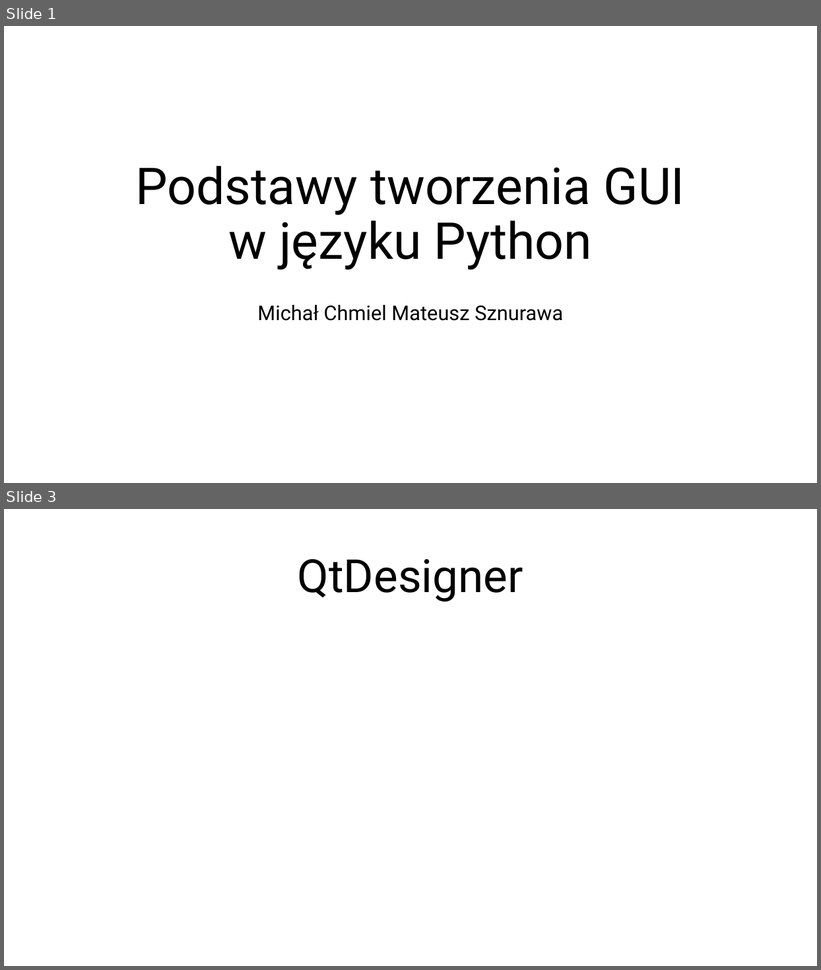
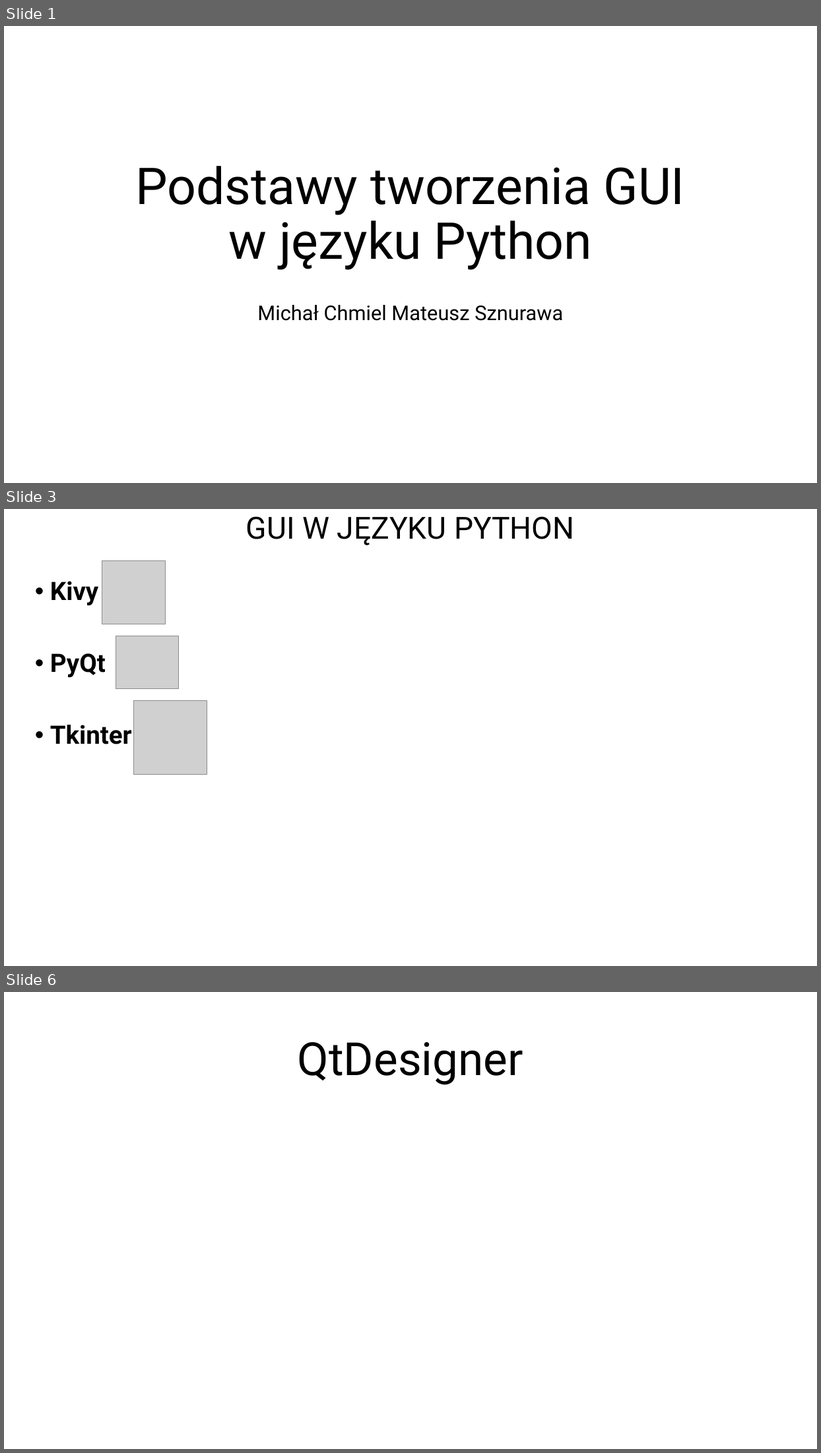
Before and after one commit to Spren3/jpwp, a slide deck: jpwp.pptx. Shown one above the other, each under a label of ours: slides 1 and 3 before the commit, slides 1, 3 and 6 after it; the slides between them are not shown. The pictures are 821x970 and 821x1453 pixels, drawn with LibreOffice and Linux fonts; fonts in the diff are those of the drawing; grey boxes stand for pictures. Boxes give left, top, right and bottom in pixels: in the first picture for what was removed or moved away, otherwise in the second. Text is boxed around its words. In the diff, an @@ line names an element or a change of style, - is before the commit and + after.

```diff
--- a/jpwp.pptx
+++ b/jpwp.pptx
@@ slide 3 added at [4,509,817,966], background #FFFFFF @@
@@ title added at [246,516,574,545], 36 pt, text #000000 @@
+GUI W JĘZYKU PYTHON
@@ picture added at [102,561,165,625] @@
@@ text added at [50,581,132,745], 30 pt, text #000000, bold @@
+• Kivy
+• PyQt
+• Tkinter
@@ picture added at [116,636,179,689] @@
@@ picture added at [133,701,207,774] @@
@@ what was slide 3 is now slide 6 @@
```
Also in this commit, not shown: 2 slides changed, 2 other slides added.
